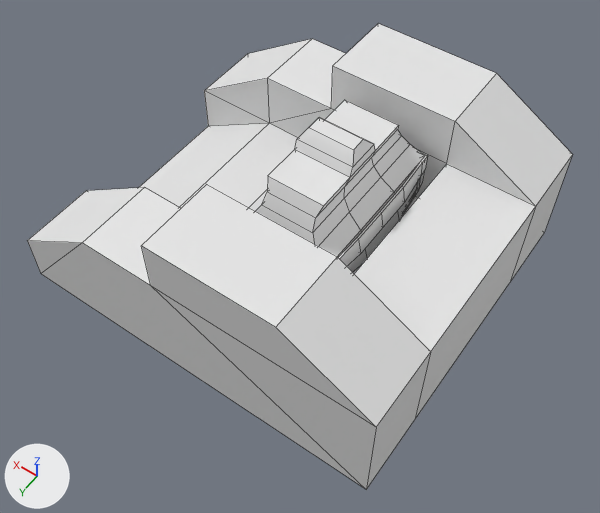
The FBX model Art/PROPS/PROP_LootBox/PROP_LootBox.fbx as it was, and as the next commit left it.
The view is the same before and after, from a camera (50 mm lens) standing at (-2.31, 3.67, 5.28) and looking at (0.07, 0.33, 0.04). Every picture has the same lights, and +X, +Y and +Z are marked at lower left. Mesh edges are drawn as thin lines. Where no turn or scale is listed for an object, it has been applied to the vertices.

Names of what the first picture shows: 'PROP_LootBox', 'PROP_LootBoxPLatform', 'PROP_LootBox_Cover'.
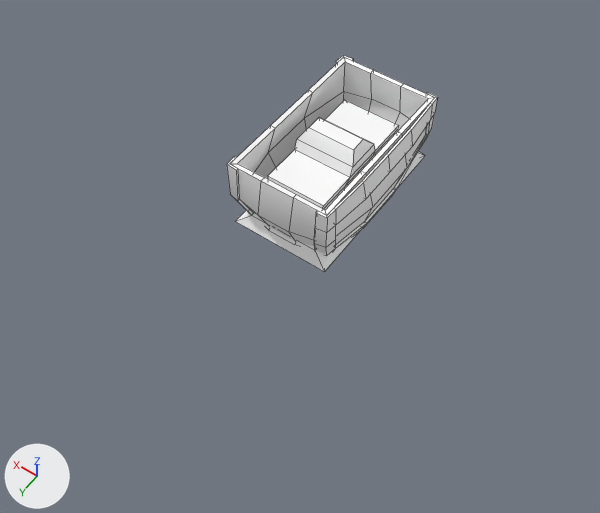
Where the change shows, as pixel boxes [x1, y1, x2, y2] in the pictures (600 x 513 px):
'PROP_LootBoxPLatform', deleted: before [27, 23, 573, 490]
'PROP_LootBox', moved: before [338, 151, 428, 273]; after [227, 55, 438, 256]

The change in detail:
Object 'PROP_LootBoxPLatform' (ob_prop_lootboxplatform) is deleted.
Object 'PROP_LootBox' (ob_prop_lootbox) moves from (0.0, 0.0, 0.0) to (0.0, 0.0, 0.6).
